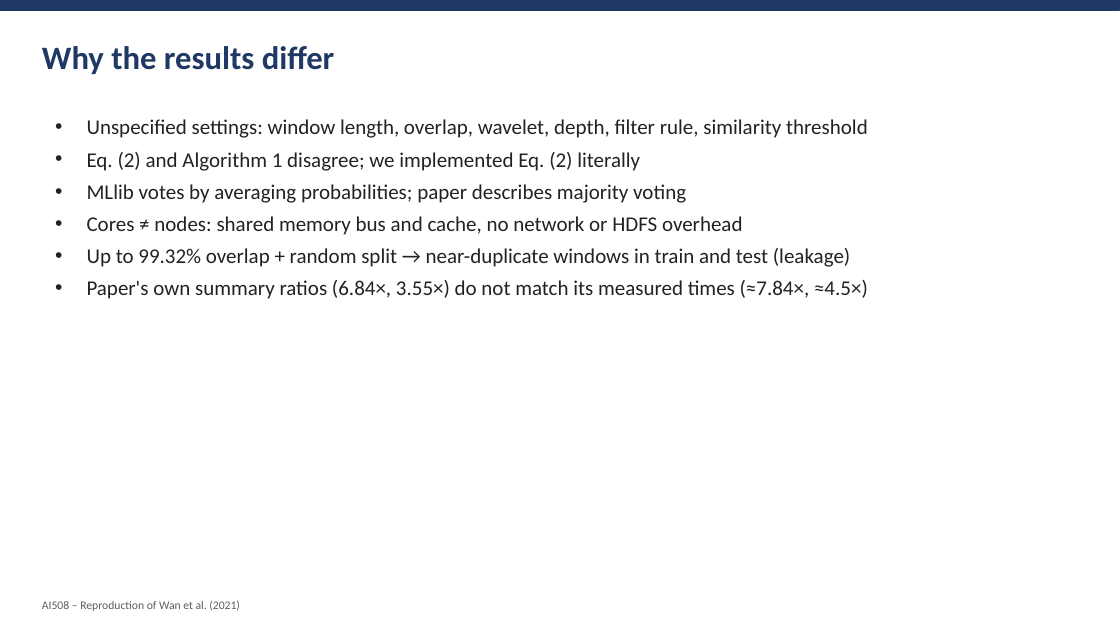
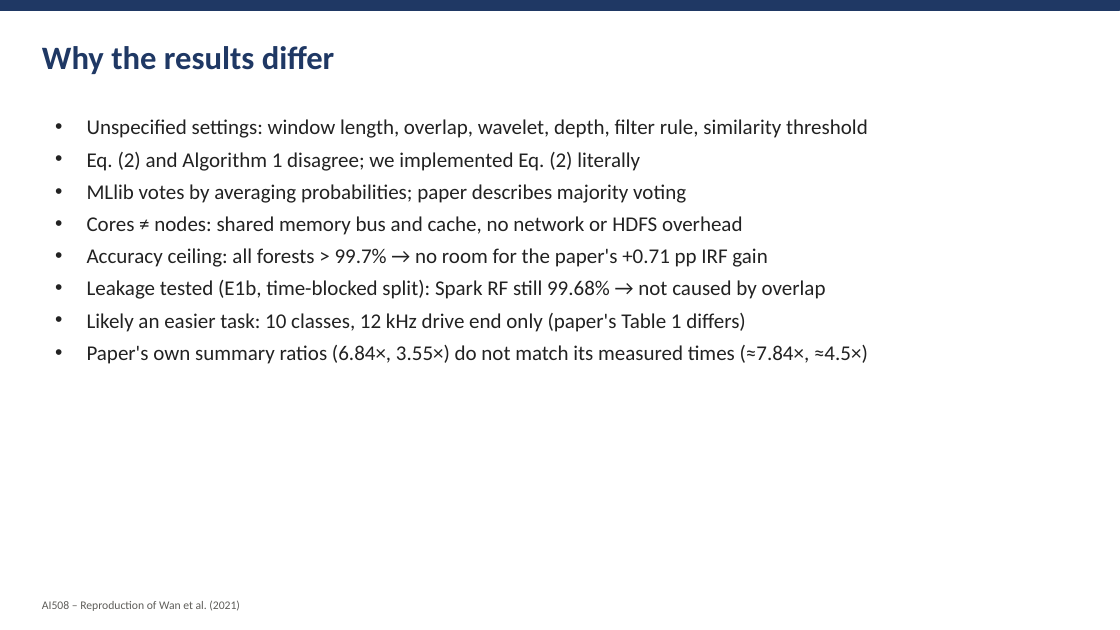
Before and after one commit to amnaaljasmi701/ai508-bearing-irf-reproduction, a slide deck: slide 11 of report/AI508_A2_Presentation.pptx. Drawn at 1120x630 pixels with LibreOffice and Linux fonts; fonts in the diff are those of the drawing. Boxes give left, top, right and bottom in pixels: in the first picture for what was removed or moved away, otherwise in the second. Text is boxed around its words. In the diff, an @@ line names an element or a change of style, - is before the commit and + after.

Commit message:
Final report and presentation from the full results; discrepancies table, code appendix and AI-use declaration

```diff
--- a/report/AI508_A2_Presentation.pptx
+++ b/report/AI508_A2_Presentation.pptx
@@ text at (87, 248, 826, 332): text changed @@
-• Up to 99.32% overlap + random split → near-duplicate windows in train and test (leakage)
+• Accuracy ceiling: all forests > 99.7% → no room for the paper's +0.71 pp IRF gain
+• Leakage tested (E1b, time-blocked split): Spark RF still 99.68% → not caused by overlap
+• Likely an easier task: 10 classes, 12 kHz drive end only (paper's Table 1 differs)
```
Also in this commit, not shown: 4 other slides changed, 18 other files.
